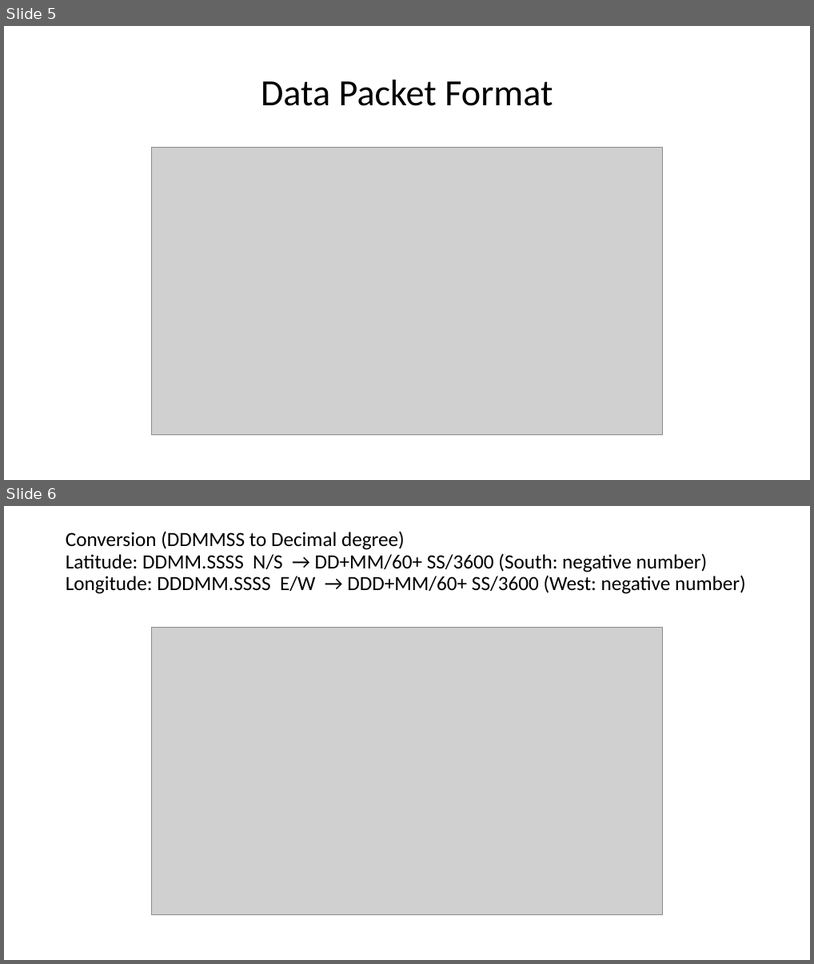
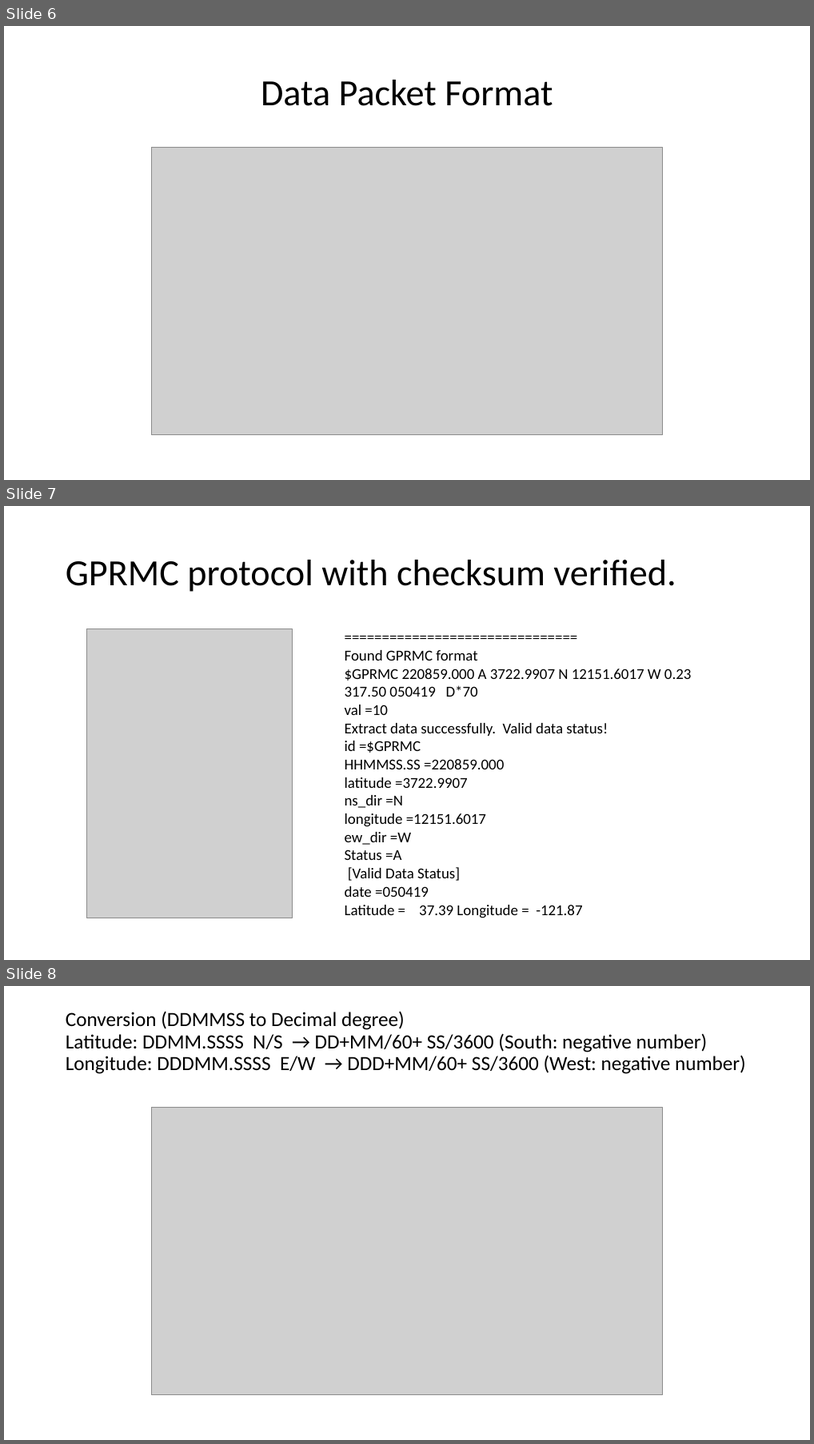
Before and after one commit to mightylastingcode/aecloud2_arduino_cpp_GPS_uart0_header, a slide deck: AE Cloud2 Arduino Digilent GPS UART Header.pptx. Shown one above the other, each under a label of ours: slides 5 and 6 before the commit, slides 6, 7 and 8 after it. The pictures are 814x964 and 814x1444 pixels, drawn with LibreOffice and Linux fonts; fonts in the diff are those of the drawing; grey boxes stand for pictures. Boxes give left, top, right and bottom in pixels: in the first picture for what was removed or moved away, otherwise in the second. Text is boxed around its words. In the diff, an @@ line names an element or a change of style, - is before the commit and + after.

Commit message:
provide an input value to choose the protocol for the data

```diff
--- a/AE Cloud2 Arduino Digilent GPS UART Header.pptx
+++ b/AE Cloud2 Arduino Digilent GPS UART Header.pptx
@@ slide 7 added at bbox=[4, 506, 810, 960], background #FFFFFF @@
@@ title added at bbox=[66, 560, 676, 592], 44 pt, text #000000 @@
+GPRMC protocol with checksum verified.
@@ picture added at bbox=[87, 629, 293, 917] @@
@@ text added at bbox=[345, 650, 691, 918], 18 pt, text #000000 @@
+===============================
+Found GPRMC format
+$GPRMC 220859.000 A 3722.9907 N 12151.6017 W 0.23 317.50 050419 D*70
+val =10
+Extract data successfully. Valid data status!
+id =$GPRMC
+HHMMSS.SS =220859.000
+latitude =3722.9907
+ns_dir =N
+longitude =12151.6017
+ew_dir =W
+Status =A
+[Valid Data Status]
+date =050419
+Latitude = 37.39 Longitude = -121.87
@@ what was slide 5 is now slide 6 @@
@@ what was slide 6 is now slide 8 @@
```
Also in this commit, not shown: 1 slide changed, 1 other slide added, 1 other file.
